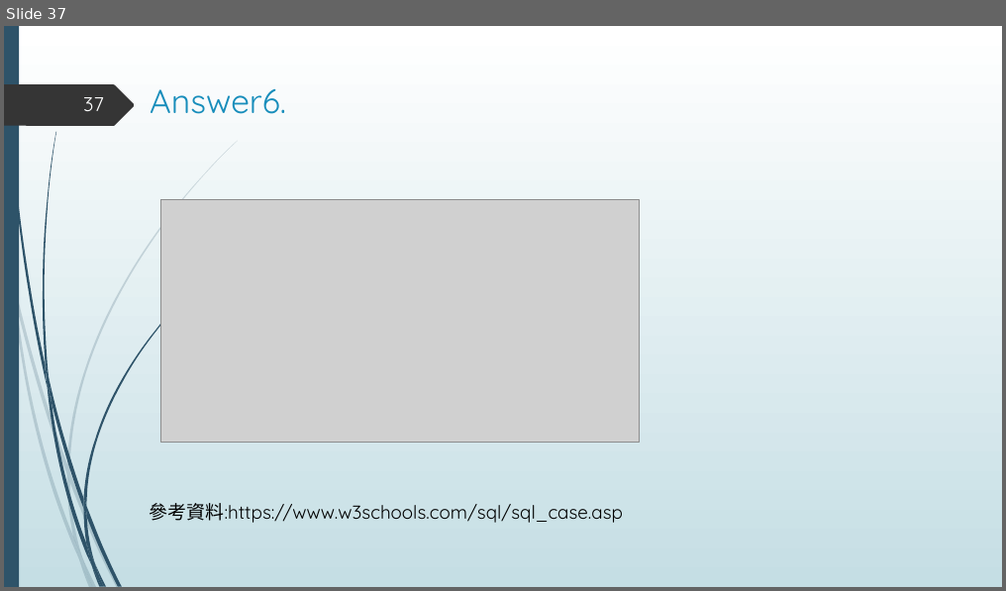
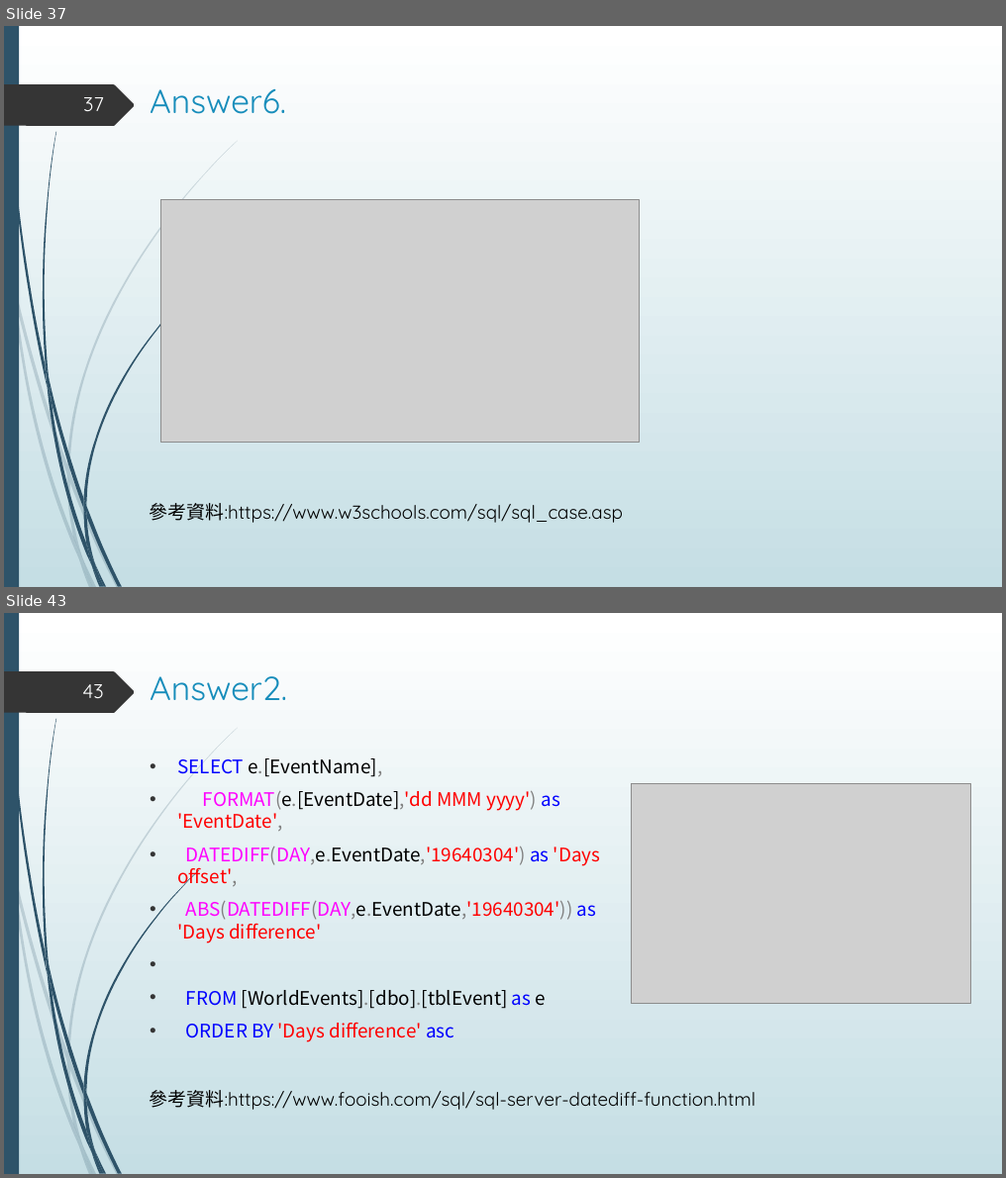
Before and after one commit to hsu0808/mssql-learning-2023-summer, a slide deck: sql answer.pptx. Shown one above the other, each under a label of ours: slide 37 before the commit, slides 37 and 43 after it; the slides between them are not shown. The pictures are 1006x591 and 1006x1178 pixels, drawn with LibreOffice and Linux fonts; fonts in the diff are those of the drawing; grey boxes stand for pictures. Boxes give left, top, right and bottom in pixels: in the first picture for what was removed or moved away, otherwise in the second. Text is boxed around its words. In the diff, an @@ line names an element or a change of style, - is before the commit and + after.

Commit message:
update sql answer

```diff
--- a/sql answer.pptx
+++ b/sql answer.pptx
@@ slide 43 added at (x1=4, y1=613, x2=1002, y2=1174), background gradient #FFFFFF to #C5DEE5; not listed: 24 template elements that a slide beside it also shows @@
@@ page number added at (x1=82, y1=684, x2=103, y2=698), 19 pt, text #FEFFFF @@
+43
@@ title added at (x1=150, y1=676, x2=287, y2=701), 32 pt, text #178DBB @@
+Answer2.
@@ text added at (x1=177, y1=759, x2=601, y2=1043), 18 pt, text #FF0000 @@
+• SELECT e.[EventName],
+• FORMAT(e.[EventDate],'dd MMM yyyy') as 'EventDate',
+• DATEDIFF(DAY,e.EventDate,'19640304') as 'Days offset',
+• ABS(DATEDIFF(DAY,e.EventDate,'19640304')) as 'Days difference'
+• FROM [WorldEvents].[dbo].[tblEvent] as e
+• ORDER BY 'Days difference' asc
@@ picture added at (x1=632, y1=783, x2=971, y2=1004) @@
@@ text added at (x1=150, y1=1090, x2=755, y2=1110), 18 pt, text #000000 @@
+參考資料:https://www.fooish.com/sql/sql-server-datediff-function.html
```
Also in this commit, not shown: 9 other slides added, 1 other file.
